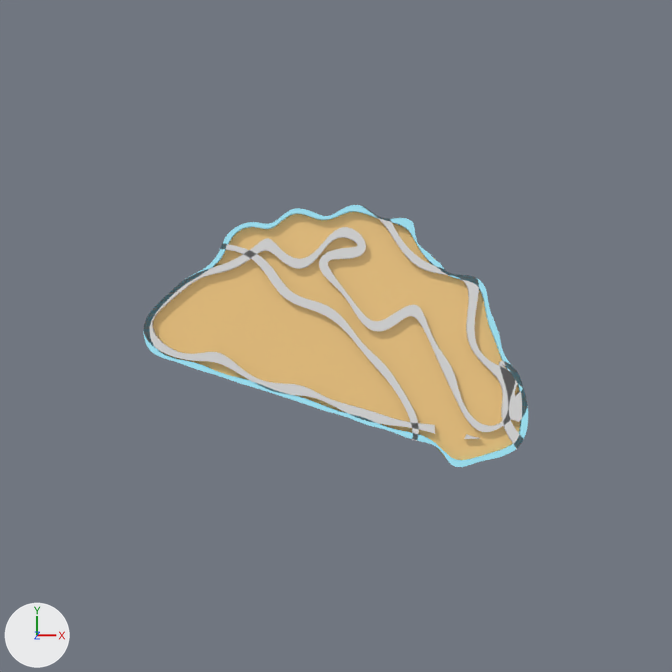
One commit to the Blender file beads/filibertos-taco/print/filibertos-taco_charm.blend: the scene before it, then after it.
Camera for both pictures: the file's camera 'Camera'. Arrows for +X, +Y and +Z are at lower left; the lights stay in place. The picture after the commit comes second.

Objects in the first picture: 'DecorationLettuce', 'DecorationShell', 'DecorationSilhouette', 'Top'.
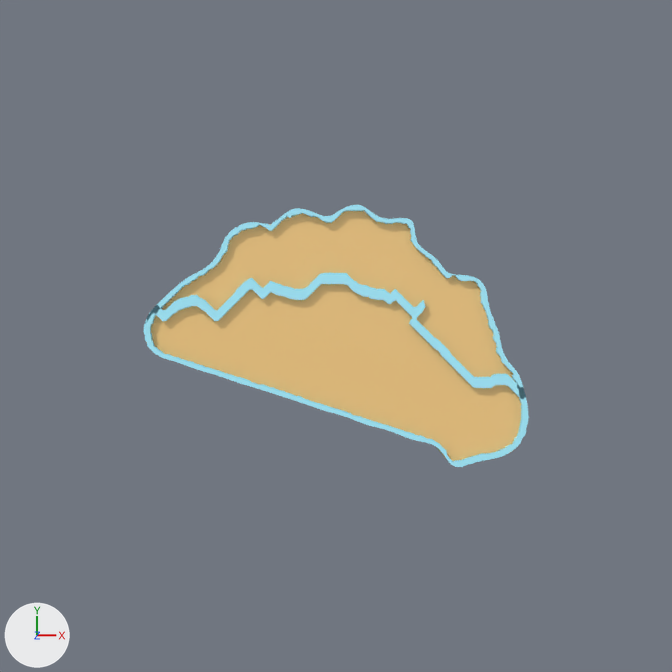
Where the change shows, as pixel boxes [x1, y1, x2, y2] in the pictures (672 x 672 px):
'DecorationShell', deleted: before [144, 227, 527, 439]
'DecorationSilhouette', reshaped: before [143, 205, 528, 467]; after [143, 205, 529, 467]
'DecorationFillingLine', added: after [145, 273, 526, 398]
'DecorationLettuce', deleted: before [221, 206, 524, 449]

Patch to the scene script:
```diff
--- a/beads/filibertos-taco/print/filibertos-taco_charm.blend.py
+++ b/beads/filibertos-taco/print/filibertos-taco_charm.blend.py
@@ mat_decorationsilhouettemat_005 @@
+mat_decorationsilhouettemat_005 = principled_material('DecorationSilhouetteMat.005')
+mat_decorationsilhouettemat_005.base_color = (0.36, 0.84, 1.0)  # cyan #a2ecff
@@ me_curve_058 @@
 # used by ob_decorationsilhouette; location = (0.0, 0.0, 2.51)
-me_curve_058.from_pydata(...)  # 2396 vertices, 1901 faces; spans x -12.5..12.5, y -8.5..8.5, z 0.0..0.4
-me_curve_058.materials.append(mat_decorationsilhouettemat_001)  # cyan #a2ecff
+me_curve_058.from_pydata(...)  # 2278 vertices, 1877 faces; spans x -12.5..12.5, y -8.5..8.5, z 0.0..0.4
+# me_curve_058 part 1: 217 vertices moved within x -12.4..12.5, y -8.5..8.5, z 0.0..0.4; 907 vertices removed from x -12.4..12.5, y -8.5..8.5, z 0.0..0.4; 789 vertices added at x -12.5..12.5, y -8.5..8.5, z 0.0..0.4
+me_curve_058.materials.append(mat_decorationsilhouettemat_005)  # cyan #a2ecff
@@ me_curve_082 @@
+me_curve_082.from_pydata(...)  # 644 vertices, 876 faces; spans x -12.4..12.3, y -4.1..4.1, z 0.0..0.4
+me_curve_082.materials.append(mat_decorationsilhouettemat_001)  # cyan #a2ecff
@@ ob_decorationlettuce @@
-ob_decorationlettuce = bpy.data.objects.new('DecorationLettuce', me_curve_052)
-ob_decorationlettuce.location = (0.0, 0.0, 2.51)
@@ ob_decorationshell @@
-ob_decorationshell = bpy.data.objects.new('DecorationShell', me_curve_054)
-ob_decorationshell.location = (0.0, 0.0, 2.51)
@@ ob_decorationfillingline @@
+ob_decorationfillingline = bpy.data.objects.new('DecorationFillingLine', me_curve_082)
+ob_decorationfillingline.location = (0.0, 0.0, 2.51)
```
